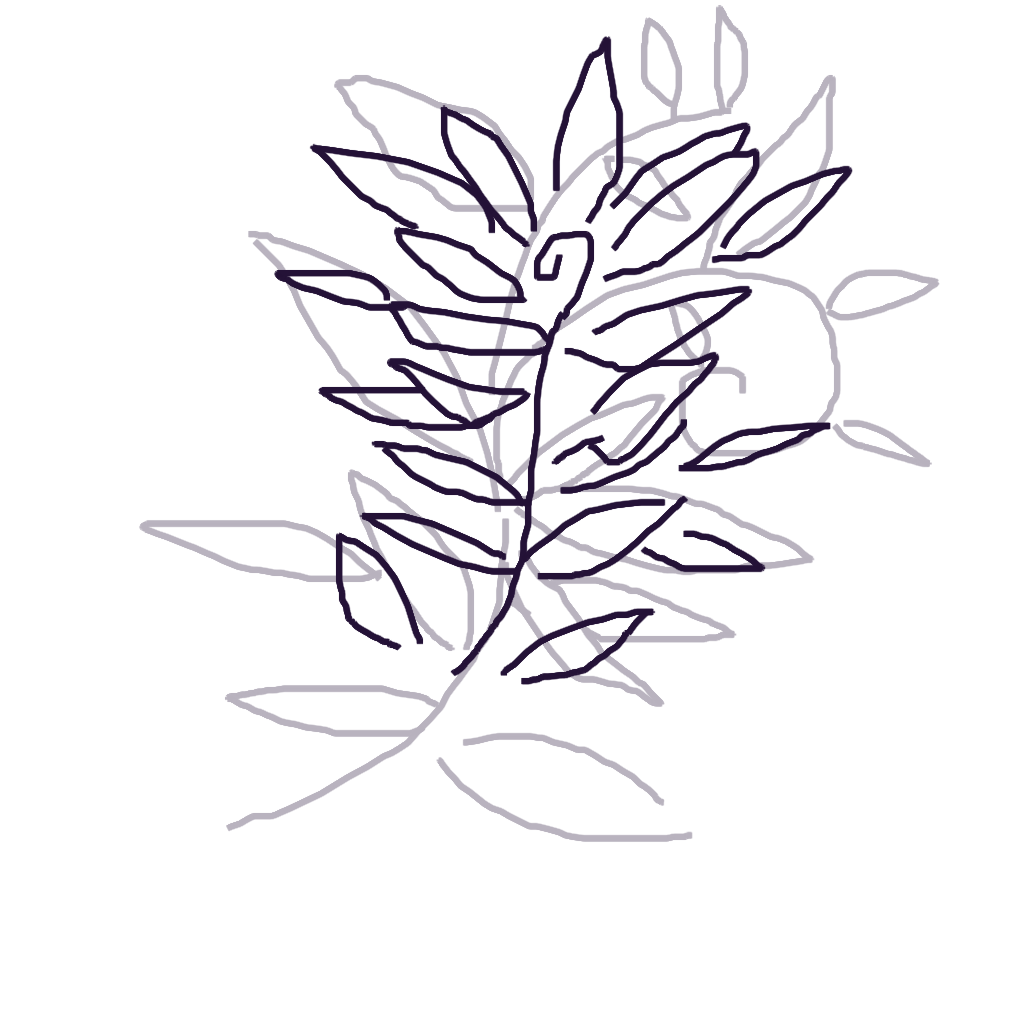
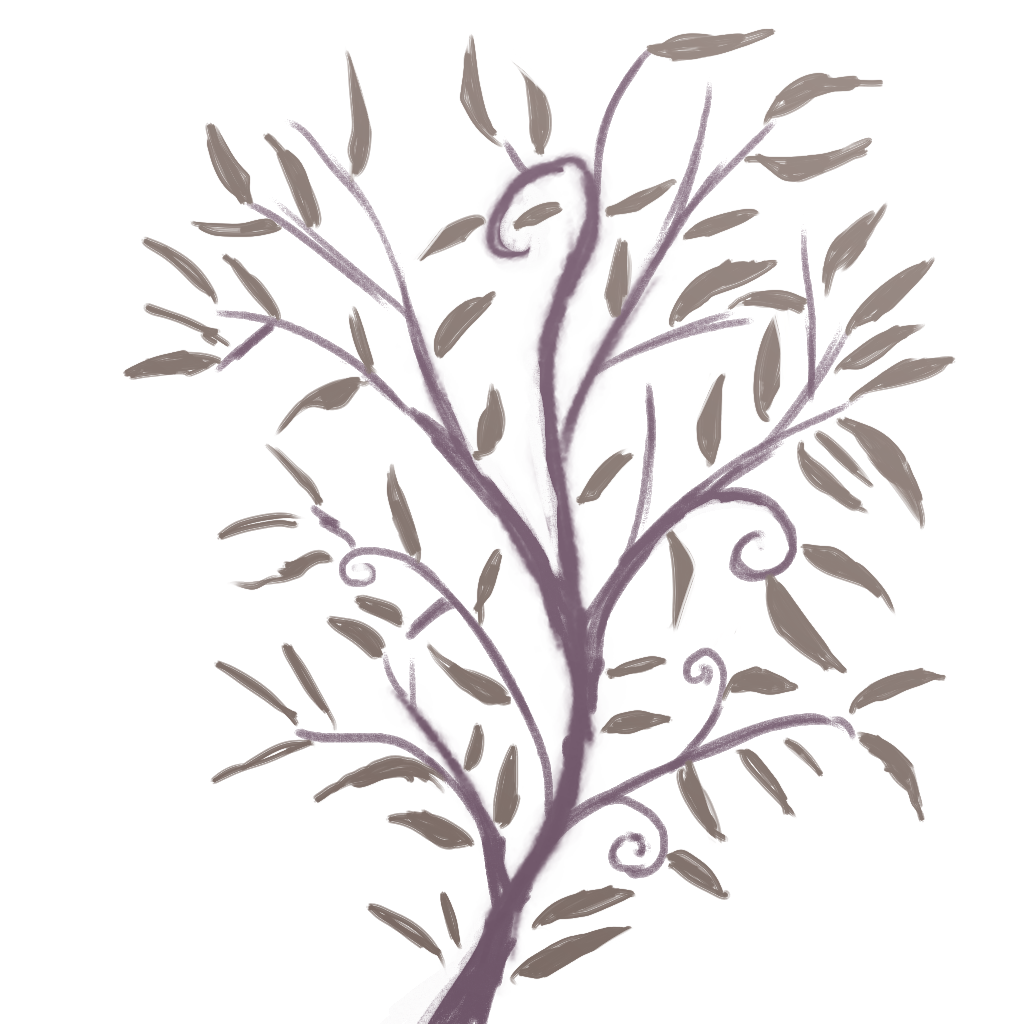
Comparing the layer stacks of the two 1024×1024 images. Changes:
added layer "Paint Layer 4" above "Paint Layer 3" over [123, 5, 956, 1024]
added layer "Paint Layer 3" above "Paint Layer 2" over [192, 5, 896, 1024]
hid "Paint Layer 2", painted on it over [256, 5, 896, 704]
hid "Paint Layer 1", painted on it over [128, 5, 956, 896]
